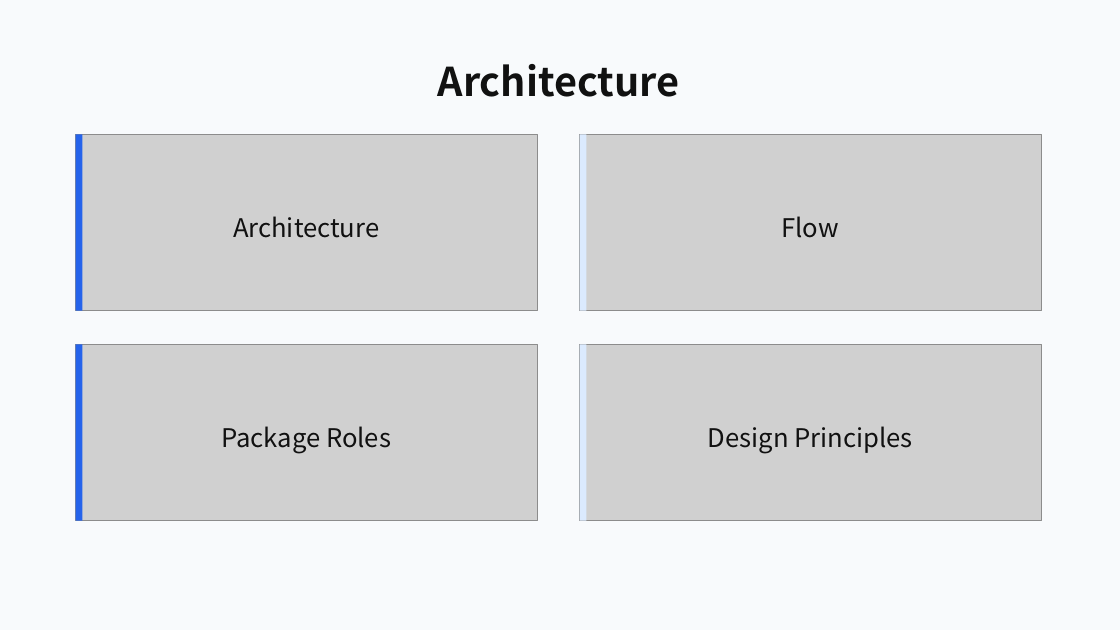
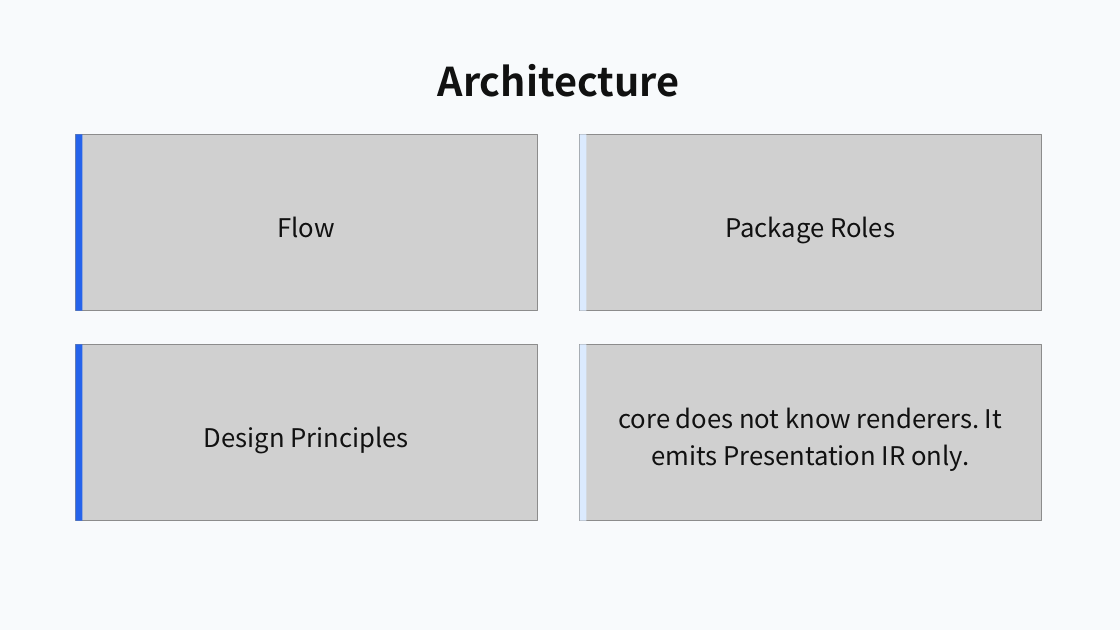
Before and after one commit to ch040602/mdpr-skill, a slide deck: slide 7 of artifacts/mdpr-vs-skill/mdpr-baseline-result.pptx. Drawn at 1120x630 pixels with LibreOffice and Linux fonts; fonts in the diff are those of the drawing; grey boxes stand for pictures. Boxes give left, top, right and bottom in pixels: in the first picture for what was removed or moved away, otherwise in the second. Text is boxed around its words. In the diff, an @@ line names an element or a change of style, - is before the commit and + after.

```diff
--- a/artifacts/mdpr-vs-skill/mdpr-baseline-result.pptx
+++ b/artifacts/mdpr-vs-skill/mdpr-baseline-result.pptx
@@ text at [278,216,335,238]: text changed @@
-Architecture
+Flow
@@ text at [725,216,895,243]: text changed @@
-Flow
+Package Roles
@@ text at [618,407,1002,471]: text changed @@
-Design Principles
+core does not know renderers. It emits Presentation IR only.
@@ text at [204,426,408,453]: text changed @@
-Package Roles
+Design Principles
```
Also in this commit, not shown: 8 other slides changed, 6 other files.
